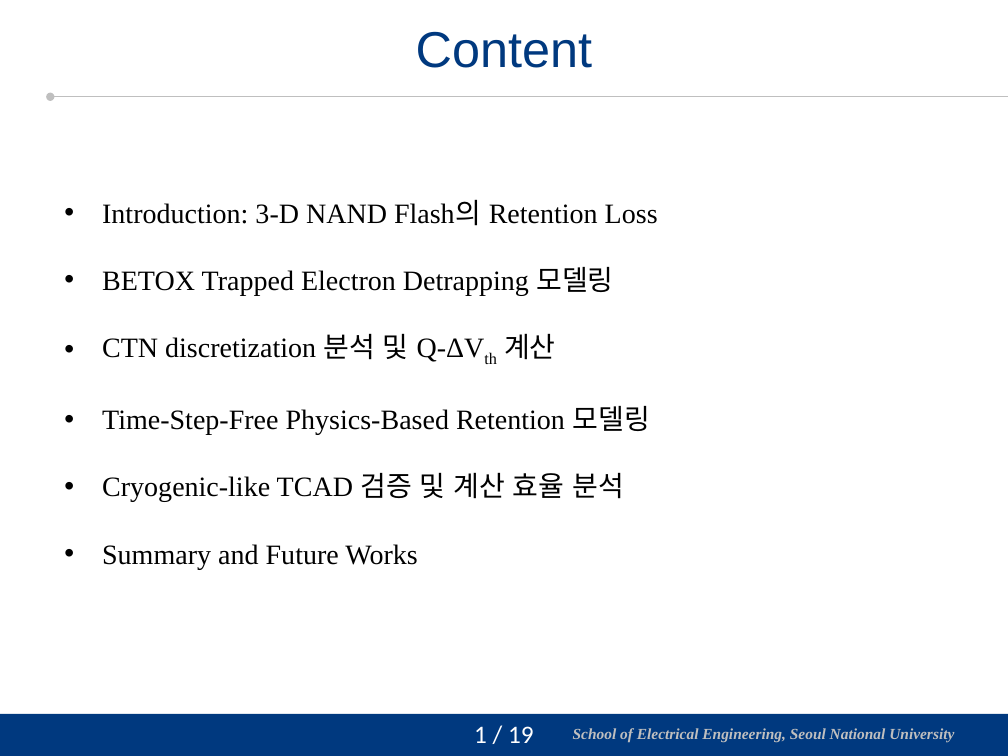
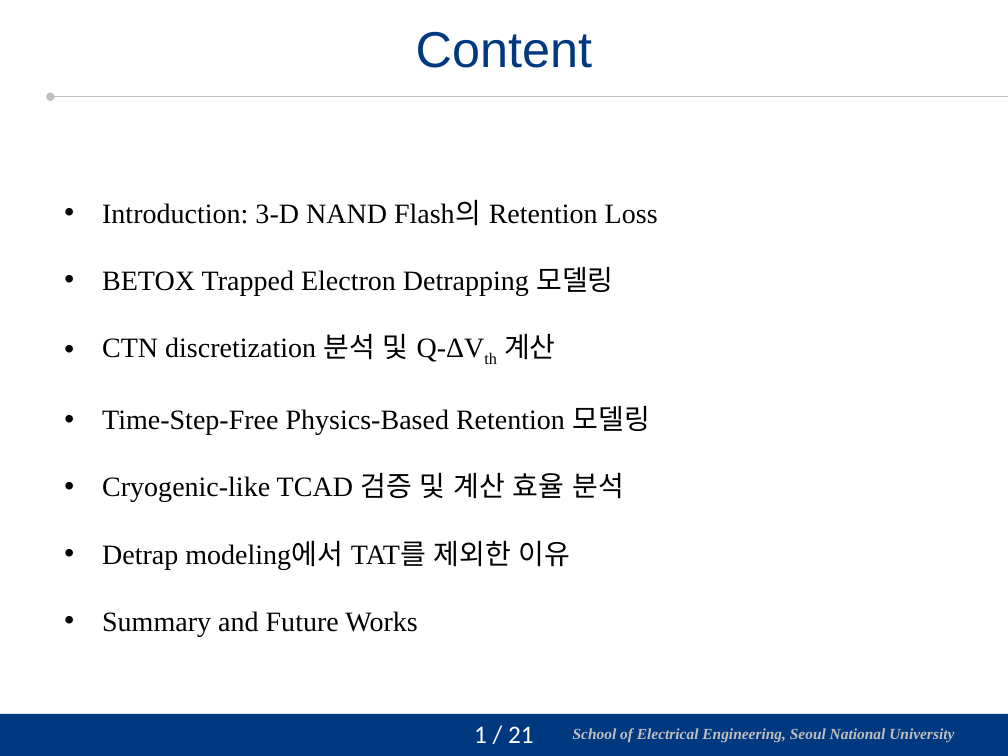
Before and after one commit to vectorcont62-dev/Graduation-SNU-MS, a slide deck: slide 2 of 진명 석사졸업 연구 정리 - TAT 제외.pptx. Drawn at 1008x756 pixels with LibreOffice and Linux fonts; fonts in the diff are those of the drawing; background and template pictures are left out. Boxes give left, top, right and bottom in pixels: in the first picture for what was removed or moved away, otherwise in the second. Text is boxed around its words. In the diff, an @@ line names an element or a change of style, - is before the commit and + after.

Commit message:
TAT part completed. Only Detrap vs TAT in original. Modeled with Dt value from measurement instead free space DOS.

```diff
--- a/진명 석사졸업 연구 정리 - TAT 제외.pptx
+++ b/진명 석사졸업 연구 정리 - TAT 제외.pptx
@@ text at (102,540,571,569): paragraph added @@
+• Detrap modeling에서 TAT를 제외한 이유
@@ page number at (474,726,534,743): text changed @@
-1 / 19
+1 / 21
```
Also in this commit, not shown: 3 other slides changed, 1 other file.
